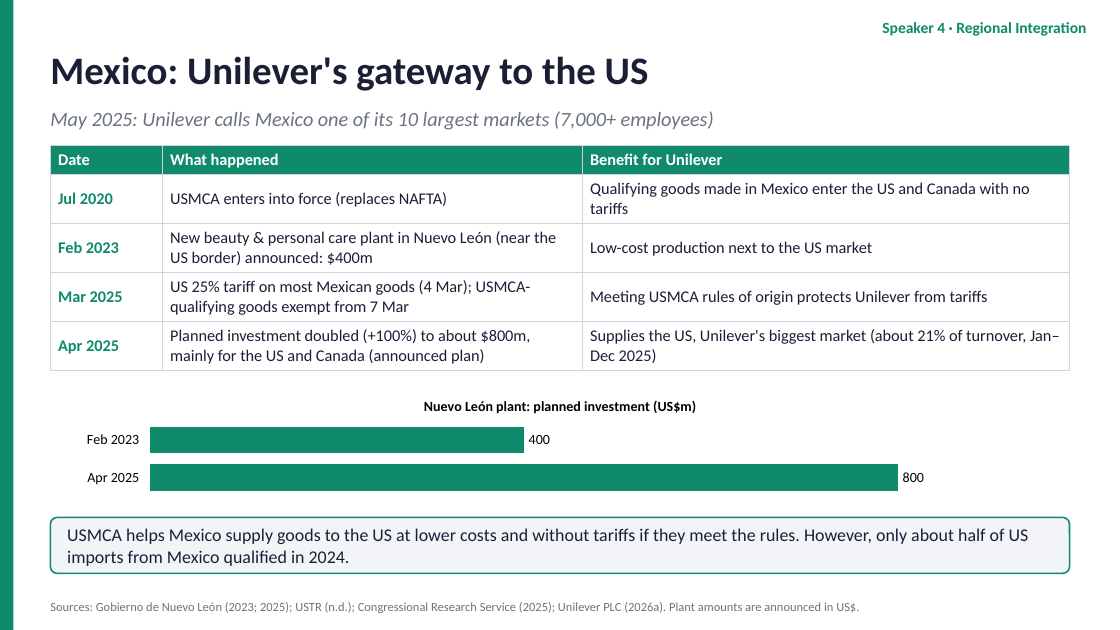
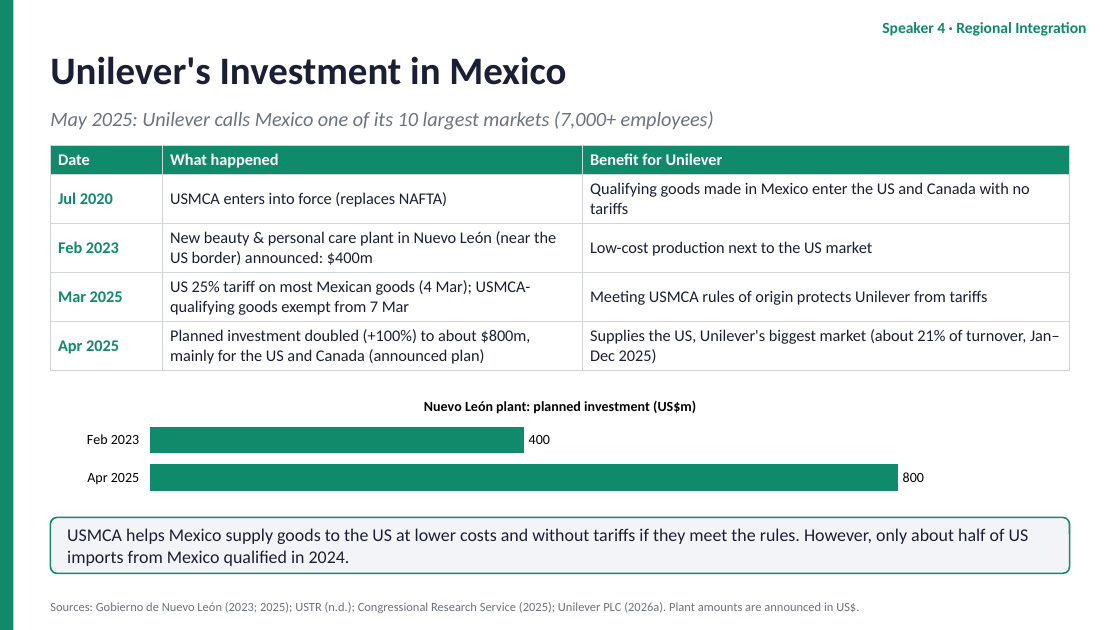
Before and after one commit to dollar3651314/mymba, a slide deck: slide 13 of content/busi1763/files/Unilever_Group_EN.pptx. Drawn at 1120x630 pixels with LibreOffice and Linux fonts; fonts in the diff are those of the drawing. Boxes give left, top, right and bottom in pixels: in the first picture for what was removed or moved away, otherwise in the second. Text is boxed around its words. In the diff, an @@ line names an element or a change of style, - is before the commit and + after.

```diff
--- a/content/busi1763/files/Unilever_Group_EN.pptx
+++ b/content/busi1763/files/Unilever_Group_EN.pptx
@@ text at <box>50,56,566,85</box>: text changed @@
-Mexico: Unilever's gateway to the US
+Unilever's Investment in Mexico
```
Also in this commit, not shown: 2 other slides changed, 3 other files.
